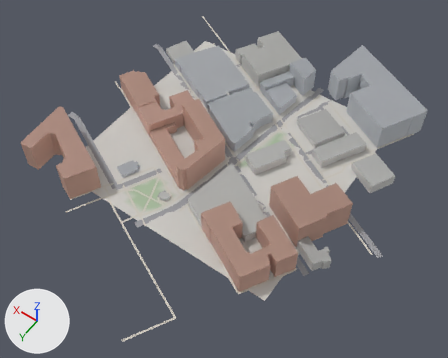
Renders of the glTF model game/world/tile_-1_2.glb from each side of a commit.
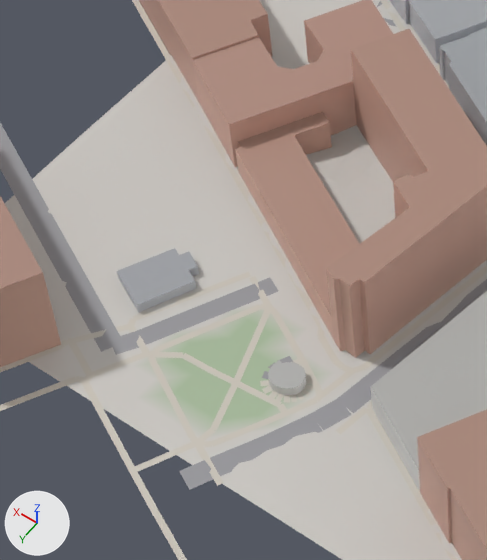
The first picture shows the older version from a 50 mm camera at (-376.0, -282.0, 505.0) aimed at (-145.0, -605.0, -2.0). The close-ups show the older and then the newer version on the part from 19% to 49% of the width and 25% to 69% of the height of that picture. Only the edits that show in the close-ups are written down. Lighting does not change. The marker at lower left points along +X, +Y and +Z. Where no turn or scale is listed for an object, it has been applied to the vertices.

Script lines for the objects in view, before the commit:
```python
me_buildings = bpy.data.meshes.new('buildings')
me_buildings.from_pydata(...)  # 918 vertices, 1380 faces; spans x -290.0..39.0, y -840.0..-493.0, z -2.0..33.0
me_buildings.materials.append(mat_defaultmaterial)
me_roads = bpy.data.meshes.new('roads')
me_roads.from_pydata(...)  # 1306 vertices, 746 faces; spans x -321.0..49.0, y -805.0..-409.0, z 0.0..1.0
me_roads.materials.append(mat_defaultmaterial_001)
me_terrain = bpy.data.meshes.new('terrain')
me_terrain.from_pydata(...)  # 1089 vertices, 2048 faces; spans x -256.0..0.0, y -768.0..-512.0, z -2.0..2.0
me_terrain.materials.append(mat_defaultmaterial_002)
ob_buildings = bpy.data.objects.new('buildings', me_buildings)
ob_buildings.location = (0.0, 0.0, 0.0)
ob_roads = bpy.data.objects.new('roads', me_roads)
ob_roads.location = (0.0, 0.0, 0.0)
ob_terrain = bpy.data.objects.new('terrain', me_terrain)
ob_terrain.location = (0.0, 0.0, 0.0)
```
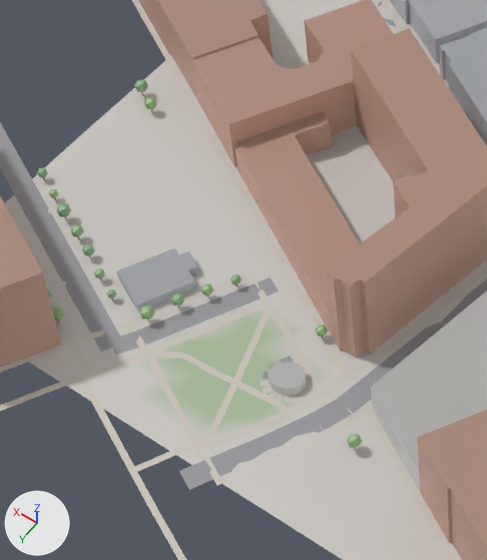
Where the change shows, as pixel boxes (x1, y1, x2, y2) in the close-ups (487 x 560 px):
```json
{"object": "props", "change": "added", "after": [37, 79, 362, 450]}
```

Edits to the scene script, one JSON object a line:
```json
{"op": "add", "block": "me_props", "code": ["me_props = bpy.data.meshes.new('props')", "me_props.from_pydata(...)  # 1088 vertices, 1800 faces; spans x -257.0..-2.0, y -763.0..-526.0, z 0.0..6.0", "me_props.materials.append(mat_defaultmaterial_002)"]}
{"op": "add", "block": "ob_props", "code": ["ob_props = bpy.data.objects.new('props', me_props)", "ob_props.location = (0.0, 0.0, 0.0)"]}
```
